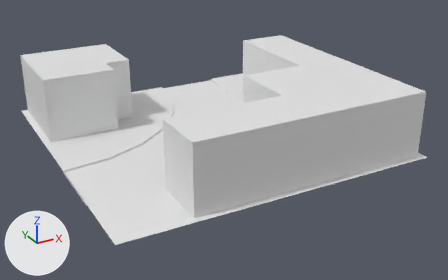
The Blender file src/wbcity/left_long.blend as it was, and as the next commit left it.
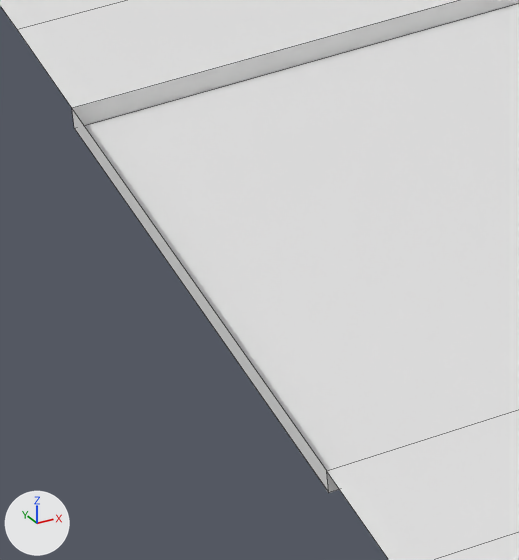
There are two pictures of each version: one whole from a 50 mm lens placed at (-1.116, -4.616, 2.448), pointed at (1.583, 0.291, -0.006), one close up on the part from 13% to 23% of the width and 57% to 76% of the height. The lights are fixed; the arrows at lower left show +X, +Y and +Z. The close-ups show mesh edges as thin lines.

Names of what the first close-up shows: 'left_large'.
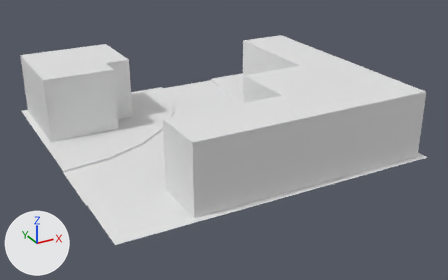
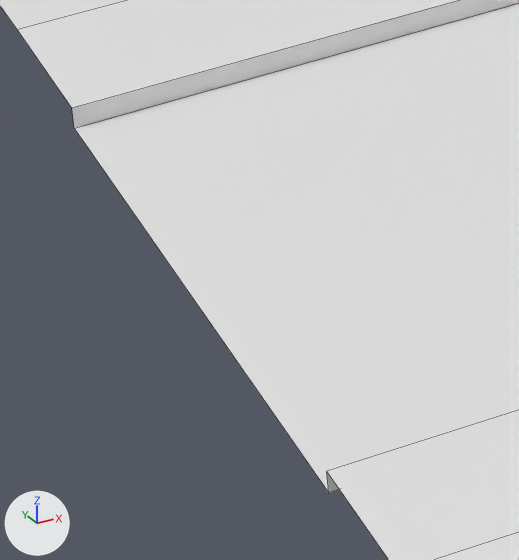
Where the change shows, as pixel boxes [x1, y1, x2, y2] in the close-ups (519 x 560 px; the box of a moved part takes in the faces that stretch with it):
part 1 of me_plane_007, moved or reshaped
    before: [72, 109, 333, 493]
    after: [75, 123, 333, 493]

Patch to the scene script:
```diff
--- a/src/wbcity/left_long.blend.py
+++ b/src/wbcity/left_long.blend.py
@@ me_plane_007 @@
 me_plane_007.from_pydata(...)  # 104 vertices, 94 faces; spans x 0.0..6.0, y -2.0..4.0, z 0.0..1.29
 # used by ob_left_large; location = (0.0, 0.0, 0.0); scale = (0.5, 0.5, 0.5)
 # verts and faces of me_plane_007; kept vertices keep their numbers, new ones are numbered from 104
 # before: 0 (0.0, 0.67, 0.0) at pixel (74, 128), 2 (0.0, -0.67, 0.0) at pixel (328, 492), 3 (1.21, -0.51, 0.0), 4 (0.0, -0.67, 0.0) at pixel (328, 492), 5 (0.86, 0.78, 0.0)
 # before: 18 (1.21, -0.51, 0.04), 36 (0.0, 0.67, 0.04) at pixel (71, 108), 43 (0.0, -0.67, 0.04) at pixel (326, 471), 46 (0.0, -0.67, 0.04) at pixel (326, 470)
+# me_plane_007 part 1
+delete_vertices([4, 46])  # with the faces that use them
+faces += [(2, 43, 18, 3), (0, 2, 3, 5)]
```
